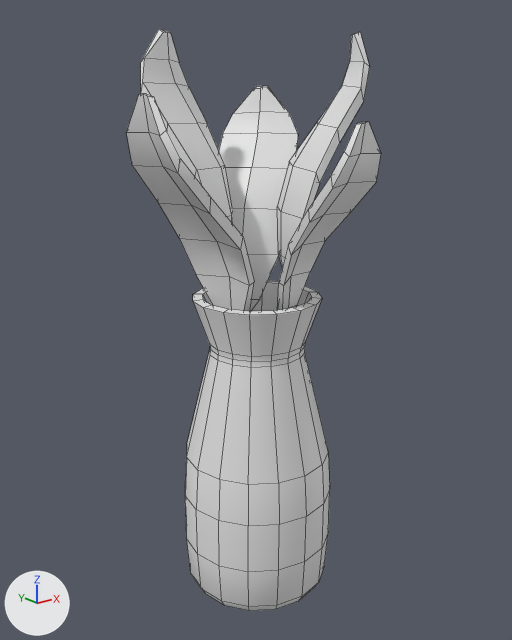
The FBX model Assets/Models/Enviro01/m_flowerPot01.fbx, before and after one commit.
One viewpoint serves both versions: a 50 mm lens placed at (-0.283, -0.353, 0.336), pointed at (0.0, 0.001, 0.195). The lights are fixed; the arrows at lower left show +X, +Y and +Z. Mesh edges are drawn as thin lines. Where no turn or scale is listed for an object, it has been applied to the vertices.

The first picture shows 'm_flowerPot01'.
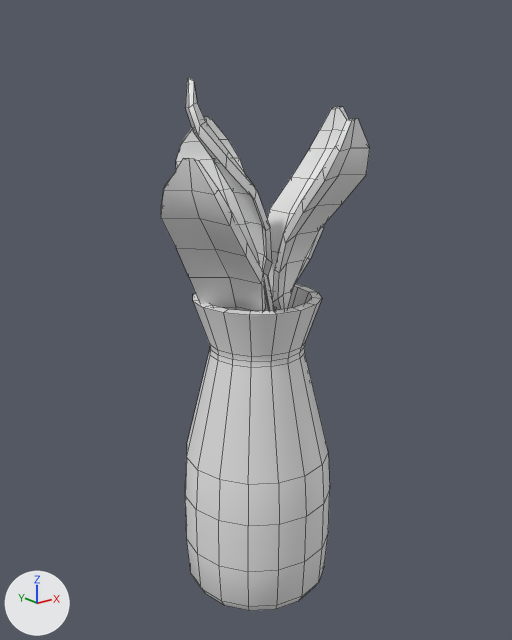
Where the newer file only moved an object's origin or applied its transform, the numbers keep the older frame.

Location of each change, (x1, y1, x2, y2) in pixels of the pictures (512 x 640 px; the box of a moved part takes in the faces that stretch with it):
'm_flowerPot01', reshaped (18% narrower, 8% shorter)
    before: (126, 29, 381, 611)
    after: (161, 78, 370, 611)
part 1 of me_cylinder_006, moved or reshaped
    before: (277, 122, 381, 310)
    after: (267, 107, 349, 310)
part 2 of me_cylinder_006, moved or reshaped
    before: (126, 94, 254, 311)
    after: (161, 158, 265, 311)
part 3 of me_cylinder_006, moved or reshaped
    before: (219, 86, 298, 311)
    after: (176, 117, 260, 265)
part 4 of me_cylinder_006, moved or reshaped
    before: (141, 29, 370, 267)
    after: (185, 78, 370, 311)

The change, as a diff of the scene's bpy script:
```diff
--- a/Assets/Models/Enviro01/m_flowerPot01.fbx.py
+++ b/Assets/Models/Enviro01/m_flowerPot01.fbx.py
@@ me_cylinder_006 @@
 # used by ob_m_flowerpot01; location = (0.0, 0.0, 0.0)
-me_cylinder_006.from_pydata(...)  # 462 vertices, 438 faces; spans x -0.08..0.065, y -0.075..0.077, z 0.0..0.377
+me_cylinder_006.from_pydata(...)  # 462 vertices, 438 faces; spans x -0.075..0.076, y -0.074..0.068, z 0.0..0.348
+# me_cylinder_006 part 1: the loose piece of 54 vertices spanning x -0.012..0.043, y -0.075..-0.013, z 0.155..0.324 is turned 73.4 degrees about the z axis through its middle, then moved by (0.031, 0.049, 0.007)
+# me_cylinder_006 part 2: the loose piece of 54 vertices spanning x -0.08..-0.009, y -0.027..0.031, z 0.142..0.339 is turned 23.3 degrees about the z axis through its middle and scaled by 0.859, then moved by (0.003, -0.017, -0.019)
+# me_cylinder_006 part 3: the loose piece of 54 vertices spanning x -0.01..0.063, y 0.007..0.077, z 0.148..0.344 is turned 46 degrees about the z axis through its middle and scaled by 0.859, then moved by (-0.027, -0.002, -0.007)
+# me_cylinder_006 part 4: 108 of 462 vertices moved; they spanned x -0.055..0.065, y -0.054..0.07, z 0.133..0.377 and now span x -0.047..0.034, y -0.074..0.035, z 0.17..0.348; mean shift (-0.009, -0.026, -0.016); largest move (0.064, -0.019, 0.355) -> (0.029, -0.067, 0.309)
```
